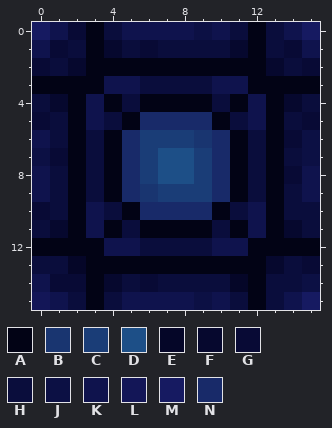
One commit to this pixel-art sprite: PROJECT-Rogue/Assets/Graphics/Sprites/Wall1.png. This is how it looked before the edit.
The file is 16x16 pixels. Colours within 5 levels of each other are drawn and written as one.
Palette (. is transparent): A #020315  B #193570  C #1a3d77  D #1d4f87  E #050628  F #06082e  G #080a35  H #0a0d3c  J #0c1044  K #0f134d  L #131657  M #161a61  N #182a69
Pixels before, first column x 0:
 0 MKGAHKKKKJKHAHKM
 1 KGHAFHGHHHHFAHGK
 2 GHFAAAAAAAAAAFHG
 3 AAAAKKHHHHKKAAAA
 4 HFAKAHAAAAHAKAFH
 5 GHAKHANNNNAHKAHG
 6 KHAHANCCCBNAHAGJ
 7 JGAHANCDDCNAHAHJ
 8 KHAHANCDDCNAHAGK
 9 KHAHANBCCCNAHAHK
10 GHAKHANNNNAHKAHH
11 HFAKAHAAAAHAKAFH
12 AAAAKKHHHHKKAAAA
13 HHEAAAAAAAAAAFHG
14 KGGAFHGHHHHEAHHJ
15 LKHAHKKKKJKHAHKM
After the commit:
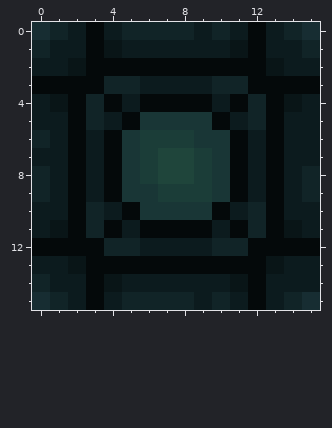
From old to new:
Colour A changes from #020315 to #04090a.
Colour C changes from #1a3d77 to #1b3d38.
Colour D changes from #1d4f87 to #1f453b.
Colour F changes from #06082e to #091517.
Colour H changes from #0a0d3c to #0c1b1e.
Colour K changes from #0f134d to #112427.
Colour M changes from #161a61 to #172d32.
Colour N changes from #182a69 to #193636.
The edit turns colour E into colour F in row 13 at x 2; in row 14 at x 11.
The edit turns colour G into colour H in row 0 at x 2; in row 1 at x 1, 6 and 14; in row 2 at x 0 and 15; in row 5 at x 0 and 15; in row 6 at x 14; in row 7 at x 1.
The edit turns colour G into colour H in row 8 at x 14; in row 10 at x 0; in row 13 at x 15; in row 14 at x 1 to 2 and 6.
The edit turns colour J into colour H in row 0 at x 9; in row 6 at x 15; in row 7 at x 0 and 15; in row 14 at x 15; in row 15 at x 9.
The edit turns colour L into colour M in row 15 at x 0.
The edit turns colour B into colour N in row 6 at x 9; in row 9 at x 6.
